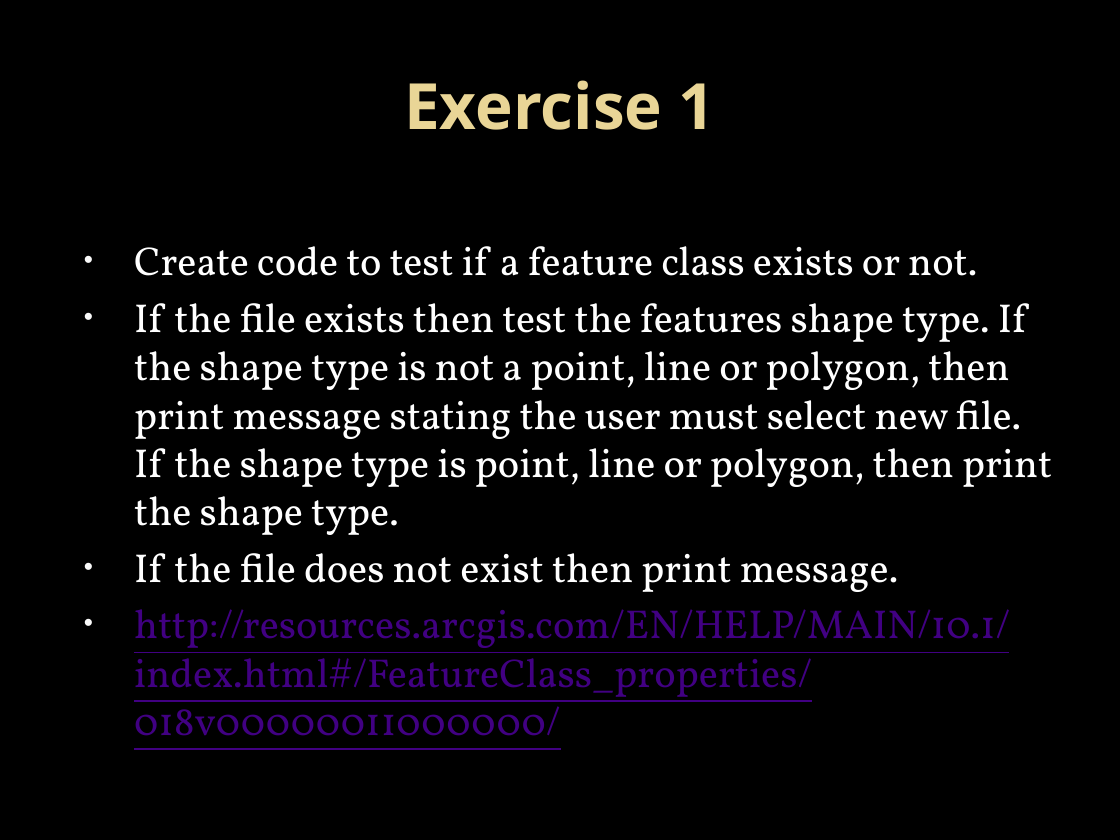
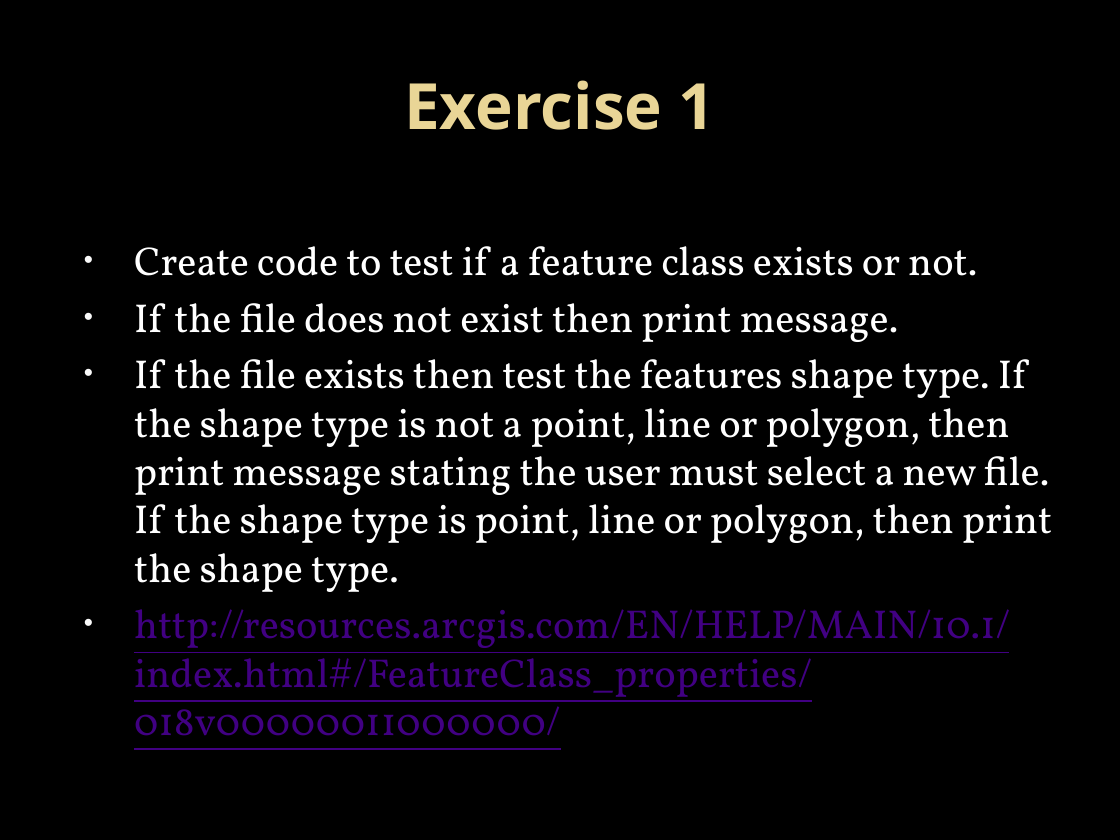
Before and after one commit to LukeKaim/python_training, a slide deck: slide 21 of introduction to python_1.pptx. Drawn at 1120x840 pixels with LibreOffice and Linux fonts; fonts in the diff are those of the drawing; background and template pictures are left out. Boxes give left, top, right and bottom in pixels: in the first picture for what was removed or moved away, otherwise in the second. Text is boxed around its words. In the diff, an @@ line names an element or a change of style, - is before the commit and + after.

```diff
--- a/introduction to python_1.pptx
+++ b/introduction to python_1.pptx
@@ text at box(134, 303, 1052, 535): paragraph removed @@
-• If the file exists then test the features shape type. If the shape type is not a point, line or polygon, then print message stating the user must select new file. If the shape type is point, line or polygon, then print the shape type.
@@ text at box(134, 359, 1052, 592): paragraph added @@
+• If the file exists then test the features shape type. If the shape type is not a point, line or polygon, then print message stating the user must select a new file. If the shape type is point, line or polygon, then print the shape type.
```
Also in this commit, not shown: 9 other slides changed, 1 other file.
